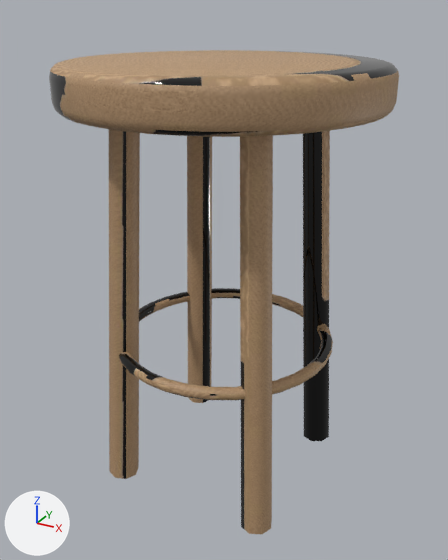
An edit to the glTF model assets/models/stool.glb, drawn before and after from the same camera.
Camera for both pictures: a 50 mm camera at (5.57, -10.13, 9.35) aimed at (0.03, -0.06, 4.32). Every picture has the same lights, and +X, +Y and +Z are marked at lower left. The first picture is the older version. Vertices at exactly the same position are counted once.

Before the edit, the objects in view are built like this:
```python
me_stool = bpy.data.meshes.new('stool')
me_stool.from_pydata(...)  # 832 vertices, 1644 faces; spans x -3.0..3.0, y -3.0..3.0, z -0.02..8.5
me_stool.materials.append(mat_stool_baked)
# before: 384 (1.54, 1.27, 7.76), 385 (1.46, 1.46, 7.77), 386 (1.27, 1.54, 7.76), 387 (1.08, 1.46, 7.75), 388 (1.0, 1.27, 7.74)
# before: 389 (1.08, 1.08, 7.73), 390 (1.27, 1.0, 7.74), 391 (1.46, 1.08, 7.75)
# before: 400 (-1.27, 1.54, 7.76), 401 (-1.46, 1.46, 7.77), 402 (-1.54, 1.27, 7.76), 403 (-1.46, 1.08, 7.75), 404 (-1.27, 1.0, 7.74)
# before: 405 (-1.08, 1.08, 7.73), 406 (-1.0, 1.27, 7.74), 407 (-1.08, 1.46, 7.75)
# before: 416 (-1.54, -1.27, 7.76), 417 (-1.46, -1.46, 7.77), 418 (-1.27, -1.54, 7.76), 419 (-1.08, -1.46, 7.75), 420 (-1.0, -1.27, 7.74)
# before: 421 (-1.08, -1.08, 7.73), 422 (-1.27, -1.0, 7.74), 423 (-1.46, -1.08, 7.75)
# before: 432 (1.27, -1.54, 7.76), 433 (1.46, -1.46, 7.77), 434 (1.54, -1.27, 7.76), 435 (1.46, -1.08, 7.75), 436 (1.27, -1.0, 7.74)
# before: 437 (1.08, -1.08, 7.73), 438 (1.0, -1.27, 7.74), 439 (1.08, -1.46, 7.75)
ob_stool = bpy.data.objects.new('stool', me_stool)
ob_stool.location = (0.0, 0.0, 0.0)
```
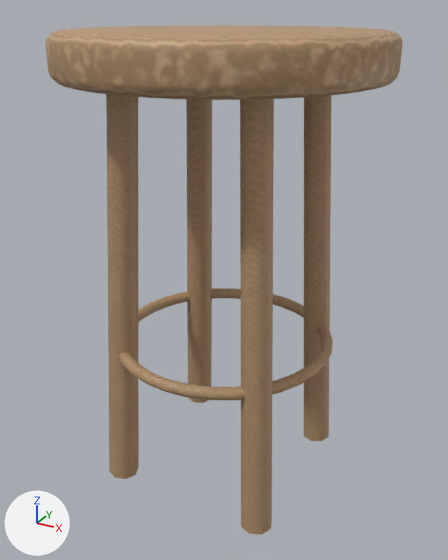
Where the change shows, as pixel boxes (x1, y1, x2, y2) in the pictures (448 x 560 px; the box of a moved part takes in the faces that stretch with it):
'stool', reshaped: before (49, 50, 399, 534); after (46, 25, 403, 535)
part 1 of me_stool, moved or reshaped: before (49, 50, 399, 137); after (46, 25, 403, 100)
part 2 of me_stool, moved or reshaped: before (303, 131, 330, 441); after (304, 95, 331, 441)
part 3 of me_stool, moved or reshaped: before (187, 136, 212, 403); after (186, 99, 212, 403)
part 4 of me_stool, moved or reshaped: before (109, 129, 140, 479); after (106, 94, 139, 479)
part 5 of me_stool, moved or reshaped: before (240, 136, 273, 534); after (240, 99, 274, 535)
part 6 of me_stool, surface changed: before (49, 50, 399, 531); after (46, 25, 403, 531)

The edits, one by one:
me_stool is used by ob_stool; location (0.0, 0.0, 0.0).
me_stool had 832 vertices, 1644 faces and spanned x -3.0..3.0, y -3.0..3.0, z -0.02..8.5.
me_stool now has 832 vertices, 1644 faces and spans x -3.0..3.0, y -3.0..3.0, z -0.02..9.0.
me_stool part 1: the loose piece of 384 vertices spanning x -3.0..3.0, y -3.0..3.0, z 7.7..8.5 is moved by (0.0, 0.0, 0.5).
Part 2, on me_stool:
Vertices 384 to 391 of me_stool move by (0.0, 0.0, 0.5).
Part 3, on me_stool:
Vertices 400 to 407 of me_stool move by (0.0, 0.0, 0.5).
Part 4, on me_stool:
Vertices 416 to 423 of me_stool move by (0.0, 0.0, 0.5).
Part 5, on me_stool:
Vertices 432 to 439 of me_stool move by (0.0, 0.0, 0.5).
me_stool part 6: 1610 kept faces spanning x -3.0..3.0, y -3.0..3.0, z -0.02..9.0 get new texture (UV) coordinates.
